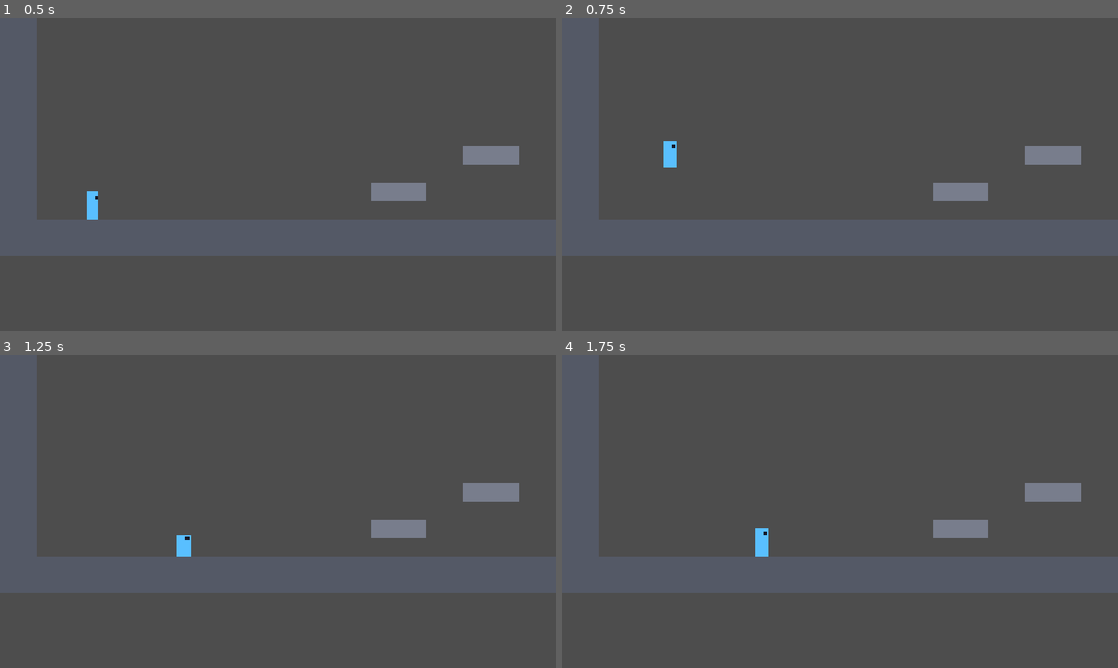
Above: before the commit, frames 1-4 (two rows, left to right).
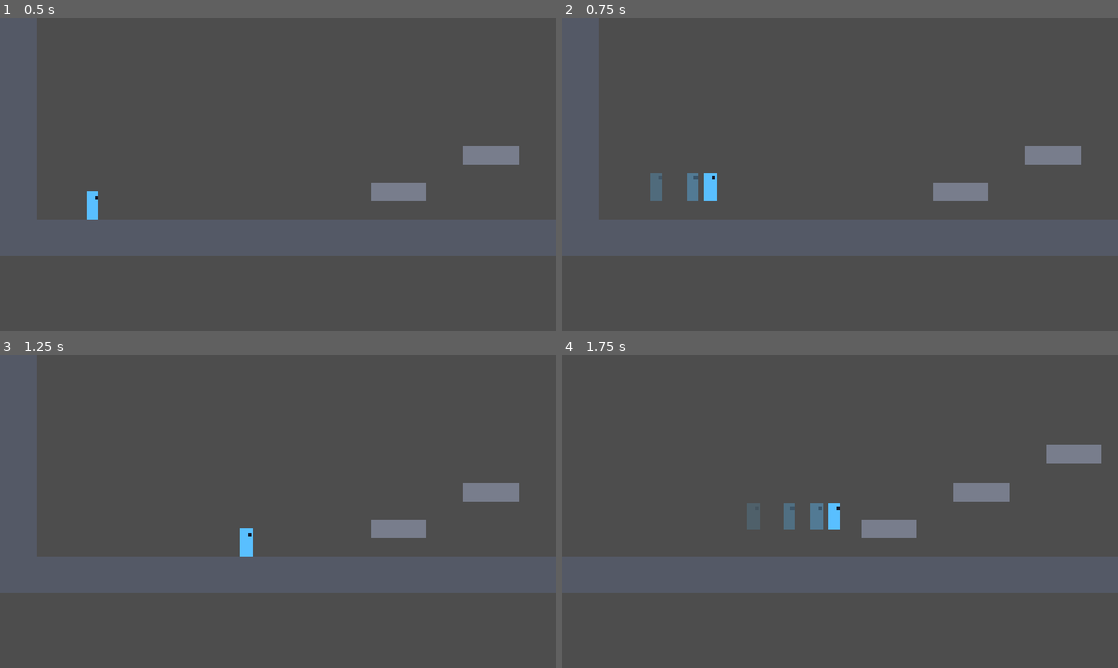
Above: after the commit, the same moments.

Repository: MikiMikolaj/nowy-projekt-gry
Game: Godot game, scene res://levels/playground/playground.tscn
Same seed, same stepped clock (60 frames per second), same inputs: the game is played once before the commit and once after it.
Inputs (mouse positions are in pixels of both pictures, inside the frame that each line leads up to):
- Up to frame 1 (0.5 s): no input
- Up to frame 2 (0.75 s): tap Enter at 0.5 s; move the mouse to (962, 158) at 0.52 s; hold D (move_right) from 0.53 s (still down); hold Space (jump) from 0.53 s (still down); tap K (dash) at 0.6 s; click (962, 158) at 0.67 s
- Up to frame 3 (1.25 s): keep holding D (move_right); keep holding Space (jump)
- Up to frame 4 (1.75 s): move the mouse to (728, 527) at 1.27 s; release D (move_right) at 1.28 s; release Space (jump) at 1.28 s; hold S (move_down) from 1.28 s (still down); tap Space (jump) at 1.35, 1.52 s; tap K (dash) at 1.55 s

Frame 1 is identical in both runs. In frame 2, 0.8% of the frame differs, in the area x 15-28%, y 39-59%; in frame 3, 0.4%; in frame 4, 8.2%, in the area x 0-97%, y 0-65%.

Commit message:
stage 2: wall slide + wall jump, dash (horizontal/8-way, dash-jump, afterimages) -has known quircks

Diff:
--- a/entities/player/player.gd
+++ b/entities/player/player.gd
@@ -10,24 +10,55 @@
 var coyote_timer: float = 0.0
 var jump_buffer_timer: float = 0.0
 
+## -1 = wall on the left, 1 = wall on the right. Only meaningful while wall_coyote_timer > 0.
+var last_wall_dir: int = 0
+var wall_coyote_timer: float = 0.0
+var wall_jump_lock_timer: float = 0.0
+
+var dash_charges: int = 0
+var dash_cooldown_timer: float = 0.0
+var is_dashing: bool = false
+## Read by the Hurtbox from Stage 3 on.
+var is_invincible: bool = false
+
 var _squash: Vector2 = Vector2.ONE
 var _squash_tween: Tween
 
 @onready var visual: Node2D = $Visual
+@onready var wall_check_left: RayCast2D = $WallCheckLeft
+@onready var wall_check_right: RayCast2D = $WallCheckRight
+
+
+func _ready() -> void:
+	refresh_dash()
 
 
 # Runs before the StateMachine child's physics, so states always see fresh timers.
 func _physics_process(delta: float) -> void:
-	if is_on_floor():
-		coyote_timer = stats.coyote_time
-	else:
-		coyote_timer = maxf(coyote_timer - delta, 0.0)
+	var wall_dir: int = get_wall_dir()
+	# velocity.y check: on the frame a jump starts we are still "on floor" but must not regain coyote time.
+	var grounded: bool = is_on_floor() and velocity.y >= 0.0
+
+	coyote_timer = stats.coyote_time if grounded else maxf(coyote_timer - delta, 0.0)
+	wall_jump_lock_timer = 0.0 if grounded else maxf(wall_jump_lock_timer - delta, 0.0)
+	dash_cooldown_timer = maxf(dash_cooldown_timer - delta, 0.0)
 
 	if Input.is_action_just_pressed(&"jump"):
 		jump_buffer_timer = stats.jump_buffer
 	else:
 		jump_buffer_timer = maxf(jump_buffer_timer - delta, 0.0)
 
+	# Not during the push-off lock, or the wall we just left would allow a second jump in mid-air.
+	if not is_on_floor() and wall_dir != 0 and wall_jump_lock_timer <= 0.0:
+		wall_coyote_timer = stats.wall_coyote_time
+		last_wall_dir = wall_dir
+	else:
+		wall_coyote_timer = maxf(wall_coyote_timer - delta, 0.0)
+
+	# Not while dashing, or a dash that starts next to a wall would be free.
+	if not is_dashing and (grounded or wall_dir != 0):
+		refresh_dash()
+
 
 func _process(_delta: float) -> void:
 	# Facing is a flip of the visual only; the collision box never changes.
@@ -42,6 +73,8 @@
 
 
 func update_facing() -> void:
+	if wall_jump_lock_timer > 0.0:
+		return
 	var input_x: float = get_input_x()
 	if input_x != 0.0:
 		facing = int(input_x)
@@ -61,6 +94,9 @@
 
 
 func apply_horizontal(delta: float, accel: float, decel: float) -> void:
+	# After a wall jump, input is ignored briefly so holding toward the wall can't cancel the push-off.
+	if wall_jump_lock_timer > 0.0:
+		return
 	var input_x: float = get_input_x()
 	if input_x == 0.0:
 		velocity.x = move_toward(velocity.x, 0.0, decel * delta)
@@ -69,7 +105,28 @@
 	var is_reversing: bool = velocity.x != 0.0 and signf(velocity.x) != input_x
 	if is_reversing and is_on_floor():
 		rate = stats.turn_accel
+	elif not is_reversing and absf(velocity.x) > stats.max_run_speed:
+		# Over top speed (dash-jump): bleed off gently instead of braking at full accel.
+		rate = decel
 	velocity.x = move_toward(velocity.x, input_x * stats.max_run_speed, rate * delta)
+
+
+# --- Walls ---------------------------------------------------------------------
+
+func get_wall_dir() -> int:
+	# Forced update: raycasts otherwise only refresh once per physics tick, after this node runs.
+	wall_check_left.force_raycast_update()
+	wall_check_right.force_raycast_update()
+	if wall_check_right.is_colliding():
+		return 1
+	if wall_check_left.is_colliding():
+		return -1
+	return 0
+
+
+func should_wall_slide() -> bool:
+	var wall_dir: int = get_wall_dir()
+	return not is_on_floor() and velocity.y > 0.0 and wall_dir != 0 and int(get_input_x()) == wall_dir
 
 
 # --- Jump ----------------------------------------------------------------------
@@ -78,26 +135,73 @@
 	return is_on_floor() or coyote_timer > 0.0
 
 
+func can_wall_jump() -> bool:
+	return not is_on_floor() and wall_coyote_timer > 0.0
+
+
 func has_buffered_jump() -> bool:
 	return jump_buffer_timer > 0.0
 
 
 func wants_jump() -> bool:
-	return has_buffered_jump() and can_jump()
+	return has_buffered_jump() and (can_jump() or can_wall_jump())
+
+
+# Called by the Jump state; a ground (or coyote) jump takes priority over a wall jump.
+func start_jump() -> void:
+	if can_jump():
+		jump()
+	else:
+		wall_jump()
 
 
 func jump() -> void:
-	# The extra half-step of gravity cancels the height lost to per-frame integration (~12 px at 60 Hz),
-	# so the real peak matches stats.jump_height.
-	velocity.y = -(stats.jump_velocity + 0.5 * stats.gravity * get_physics_process_delta_time())
-	# Consume both so one press can never produce two jumps.
+	velocity.y = -(stats.jump_velocity + _jump_step_correction())
+	_consume_jump()
+
+
+func wall_jump() -> void:
+	velocity.x = -last_wall_dir * stats.wall_jump_velocity_x
+	velocity.y = -(stats.jump_velocity * stats.wall_jump_velocity_y_multiplier + _jump_step_correction())
+	facing = -last_wall_dir
+	wall_jump_lock_timer = stats.wall_jump_input_lock
+	_consume_jump()
+
+
+func land() -> void:
+	squash(stats.land_squash)
+
+
+# Consume every jump allowance so one press can never produce two jumps.
+func _consume_jump() -> void:
 	coyote_timer = 0.0
+	wall_coyote_timer = 0.0
 	jump_buffer_timer = 0.0
 	squash(stats.jump_stretch)
 
 
-func land() -> void:
-	squash(stats.land_squash)
+# Half a step of gravity: cancels the height lost to per-frame integration (~12 px at 60 Hz),
+# so the real peak matches stats.jump_height.
+func _jump_step_correction() -> float:
+	return 0.5 * stats.gravity * get_physics_process_delta_time()
+
+
+# --- Dash ----------------------------------------------------------------------
+
+# The one place dash charges come back. Later stages also call this on a landed hit and on a pogo.
+func refresh_dash() -> void:
+	dash_charges = stats.air_dash_charges
+
+
+# Ground dashes are limited by the cooldown, air dashes by charges.
+func can_dash() -> bool:
+	if is_on_floor():
+		return dash_cooldown_timer <= 0.0
+	return dash_charges > 0
+
+
+func wants_dash() -> bool:
+	return Input.is_action_just_pressed(&"dash") and can_dash()
 
 
 # --- Visual ----------------------------------------------------------------------
--- a/entities/player/player.tscn
+++ b/entities/player/player.tscn
@@ -6,6 +6,8 @@
 [ext_resource type="Script" uid="uid://brgf5bbcal78l" path="res://entities/player/states/run.gd" id="4_bectd"]
 [ext_resource type="Script" uid="uid://dys68uju3fugs" path="res://entities/player/states/jump.gd" id="5_wvtmh"]
 [ext_resource type="Script" uid="uid://4rc0djewh17o" path="res://entities/player/states/fall.gd" id="6_7thud"]
+[ext_resource type="Script" uid="uid://bsi33mb5dt38e" path="res://entities/player/states/wall_slide.gd" id="7_qiwj3"]
+[ext_resource type="Script" uid="uid://n1pkgxb0y2qk" path="res://entities/player/states/dash.gd" id="8_26q78"]
 
 [sub_resource type="RectangleShape2D" id="RectangleShape2D_8fjmc"]
 size = Vector2(44, 96)
@@ -49,3 +51,15 @@
 
 [node name="Fall" type="Node" parent="StateMachine" unique_id=1174429159]
 script = ExtResource("6_7thud")
+
+[node name="WallSlide" type="Node" parent="StateMachine" unique_id=1929882765]
+script = ExtResource("7_qiwj3")
+
+[node name="Dash" type="Node" parent="StateMachine" unique_id=1734740217]
+script = ExtResource("8_26q78")
+
+[node name="WallCheckLeft" type="RayCast2D" parent="." unique_id=1798843103]
+target_position = Vector2(-26, 0)
+
+[node name="WallCheckRight" type="RayCast2D" parent="." unique_id=813300203]
+target_position = Vector2(26, 0)
--- a/entities/player/player_stats.gd
+++ b/entities/player/player_stats.gd
@@ -49,6 +49,11 @@
 ## Ground dash can be jump-cancelled, keeping its horizontal speed ("dash-jump").
 @export var dash_jump_enabled: bool = true
 
+@export_group("Dash Afterimage")
+@export var afterimage_count: int = 3
+@export var afterimage_fade_time: float = 0.25
+@export_range(0.0, 1.0) var afterimage_alpha: float = 0.5
+
 @export_group("Squash & Stretch")
 @export var jump_stretch: Vector2 = Vector2(0.8, 1.2)
 @export var land_squash: Vector2 = Vector2(1.2, 0.8)
--- /dev/null
+++ b/entities/player/states/dash.gd
@@ -0,0 +1,116 @@
+# Dash: a short, fixed-distance burst with no gravity (spec 3.4). Invincible at the start; leaves afterimages.
+extends PlayerState
+
+var _direction: Vector2 = Vector2.RIGHT
+var _elapsed: float = 0.0
+var _started_on_floor: bool = false
+var _afterimages_spawned: int = 0
+# Set by the jump cancel so exit() doesn't clamp the speed the dash-jump is meant to keep.
+var _keep_speed_on_exit: bool = false
+
+
+func enter() -> void:
+	_elapsed = 0.0
+	_afterimages_spawned = 0
+	_keep_speed_on_exit = false
+	_started_on_floor = player.is_on_floor()
+	_direction = _pick_direction()
+	if _direction.x != 0.0:
+		player.facing = int(signf(_direction.x))
+
+	if not _started_on_floor:
+		player.dash_charges -= 1
+	player.is_dashing = true
+	player.is_invincible = true
+	player.wall_jump_lock_timer = 0.0
+	player.velocity = _direction * player.stats.dash_speed
+
+
+func exit() -> void:
+	player.is_dashing = false
+	player.is_invincible = false
+	if _started_on_floor:
+		player.dash_cooldown_timer = player.stats.ground_dash_cooldown
+	if not _keep_speed_on_exit:
+		# Keep some momentum, but never more than run speed, so chained dashes don't snowball.
+		player.velocity = _direction * minf(player.stats.dash_speed, player.stats.max_run_speed)
+
+
+func physics_update(delta: float) -> void:
+	var stats: PlayerStats = player.stats
+
+	# Jump cancel (ground dash only): keeps the dash's horizontal speed for the jump ("dash-jump").
+	if _started_on_floor and stats.dash_jump_enabled and player.has_buffered_jump() and player.can_jump():
+		_keep_speed_on_exit = true
+		state_machine.transition_to(&"Jump")
+		return
+
+	# ┌─ STAGE 3 HOOK: attack cancel ───────────────────────────────────────────────────┐
+	# │ When the Attack state exists, cancel the dash into it here:                     │
+	# │     if _can_attack_cancel() and <attack pressed/buffered>:                      │
+	# │         state_machine.transition_to(&"Attack")                                  │
+	# │         return                                                                  │
+	# │ exit() will apply the normal speed clamp, so the attack starts at run speed.    │
+	# └─────────────────────────────────────────────────────────────────────────────────┘
+
+	_spawn_due_afterimages()
+
+	# The last frame may be shorter than a full tick; scaling it keeps the distance exactly dash_distance.
+	var step_time: float = minf(delta, stats.dash_duration - _elapsed)
+	player.velocity = _direction * stats.dash_speed * (step_time / delta)
+	player.move_and_slide()
+
+	_elapsed += delta
+	player.is_invincible = _elapsed < stats.dash_invincibility_time
+
+	if _elapsed >= stats.dash_duration:
+		if not player.is_on_floor():
+			state_machine.transition_to(&"Fall")
+		elif player.get_input_x() != 0.0:
+			state_machine.transition_to(&"Run")
+		else:
+			state_machine.transition_to(&"Idle")
+
+
+func _can_attack_cancel() -> bool:
+	return _elapsed >= player.stats.dash_attack_cancel_time
+
+
+func _pick_direction() -> Vector2:
+	var dir: Vector2 = Vector2(player.facing, 0.0)
+	var input_x: float = player.get_input_x()
+	if input_x != 0.0:
+		dir.x = input_x
+	if player.stats.dash_direction_mode == PlayerStats.DashDirectionMode.EIGHT_WAY:
+		var aim: Vector2 = Input.get_vector(&"move_left", &"move_right", &"move_up", &"move_down")
+		if aim != Vector2.ZERO:
+			# Snap to the nearest of 8 directions so an imprecise stick still gives clean dashes.
+			dir = Vector2.from_angle(snappedf(aim.angle(), PI / 4.0)).snappedf(0.001)
+	if player.is_on_floor() and dir.y > 0.0:
+		# Can't dash into the floor: slide along it instead.
+		dir = Vector2(signf(dir.x) if dir.x != 0.0 else float(player.facing), 0.0)
+	elif not player.is_on_floor() and dir.x != 0.0 and int(signf(dir.x)) == player.get_wall_dir():
+		# Never waste an air dash into the wall we're touching (e.g. out of a wall slide): go away from it.
+		dir.x = -dir.x
+	return dir
+
+
+# Spreads afterimage_count copies evenly across the dash.
+func _spawn_due_afterimages() -> void:
+	var stats: PlayerStats = player.stats
+	var interval: float = stats.dash_duration / maxi(stats.afterimage_count, 1)
+	while _afterimages_spawned < stats.afterimage_count and _elapsed >= _afterimages_spawned * interval:
+		_spawn_afterimage()
+		_afterimages_spawned += 1
+
+
+# Leaves a fading copy of the placeholder visual behind in the world.
+func _spawn_afterimage() -> void:
+	var ghost: Node2D = player.visual.duplicate() as Node2D
+	player.get_parent().add_child(ghost)
+	ghost.global_transform = player.visual.global_transform
+	ghost.z_index = -1
+	ghost.modulate.a = player.stats.afterimage_alpha
+	var tween: Tween = ghost.create_tween()
+	tween.tween_property(ghost, ^"modulate:a", 0.0, player.stats.afterimage_fade_time)
+	tween.tween_callback(ghost.queue_free)
--- a/entities/player/states/fall.gd
+++ b/entities/player/states/fall.gd
@@ -1,8 +1,11 @@
-# Fall: airborne and not rising. Handles coyote jumps and landing (with jump buffer).
+# Fall: airborne and not rising. Handles coyote/wall jumps, landing (with jump buffer) and wall slide entry.
 extends PlayerState
 
 
 func physics_update(delta: float) -> void:
+	if player.wants_dash():
+		state_machine.transition_to(&"Dash")
+		return
 	if player.wants_jump():
 		state_machine.transition_to(&"Jump")
 		return
@@ -20,3 +23,5 @@
 			state_machine.transition_to(&"Run")
 		else:
 			state_machine.transition_to(&"Idle")
+	elif player.should_wall_slide():
+		state_machine.transition_to(&"WallSlide")
--- a/entities/player/states/idle.gd
+++ b/entities/player/states/idle.gd
@@ -3,6 +3,9 @@
 
 
 func physics_update(delta: float) -> void:
+	if player.wants_dash():
+		state_machine.transition_to(&"Dash")
+		return
 	if player.wants_jump():
 		state_machine.transition_to(&"Jump")
 		return
--- a/entities/player/states/jump.gd
+++ b/entities/player/states/jump.gd
@@ -1,4 +1,4 @@
-# Jump: rising after a jump. Releasing jump early cuts the rise (variable jump height).
+# Jump: rising after a ground or wall jump. Releasing jump early cuts the rise (variable jump height).
 extends PlayerState
 
 var _was_cut: bool = false
@@ -6,10 +6,18 @@
 
 func enter() -> void:
 	_was_cut = false
-	player.jump()
+	player.start_jump()
 
 
 func physics_update(delta: float) -> void:
+	if player.wants_dash():
+		state_machine.transition_to(&"Dash")
+		return
+	# Wall jump while still rising (e.g. chaining up a shaft): re-enter this state for a fresh jump.
+	if player.has_buffered_jump() and player.can_wall_jump():
+		state_machine.transition_to(&"Jump")
+		return
+
 	# Checked every frame (not just on release) so a jump buffered and released before landing is still short.
 	if not _was_cut and not Input.is_action_pressed(&"jump") and player.velocity.y < 0.0:
 		player.velocity.y *= player.stats.jump_cut_multiplier
--- a/entities/player/states/run.gd
+++ b/entities/player/states/run.gd
@@ -3,6 +3,9 @@
 
 
 func physics_update(delta: float) -> void:
+	if player.wants_dash():
+		state_machine.transition_to(&"Dash")
+		return
 	if player.wants_jump():
 		state_machine.transition_to(&"Jump")
 		return
--- /dev/null
+++ b/entities/player/states/wall_slide.gd
@@ -0,0 +1,24 @@
+# WallSlide: falling while holding toward a wall; fall speed is capped (spec 3.3). No climbing.
+extends PlayerState
+
+
+func physics_update(delta: float) -> void:
+	if player.wants_dash():
+		state_machine.transition_to(&"Dash")
+		return
+	if player.wants_jump():
+		state_machine.transition_to(&"Jump")
+		return
+
+	player.update_facing()
+	player.apply_gravity(delta)
+	player.velocity.y = minf(player.velocity.y, player.stats.wall_slide_max_speed)
+	player.apply_horizontal(delta, player.stats.air_accel, player.stats.air_decel)
+	player.move_and_slide()
+
+	if player.is_on_floor():
+		player.land()
+		state_machine.transition_to(&"Run" if player.get_input_x() != 0.0 else &"Idle")
+	elif not player.should_wall_slide():
+		# Let go of the wall or ran out of wall: wall coyote time still allows a wall jump from Fall.
+		state_machine.transition_to(&"Fall")
Not shown, added: entities/player/states/dash.gd.uid
Not shown, added: entities/player/states/wall_slide.gd.uid
